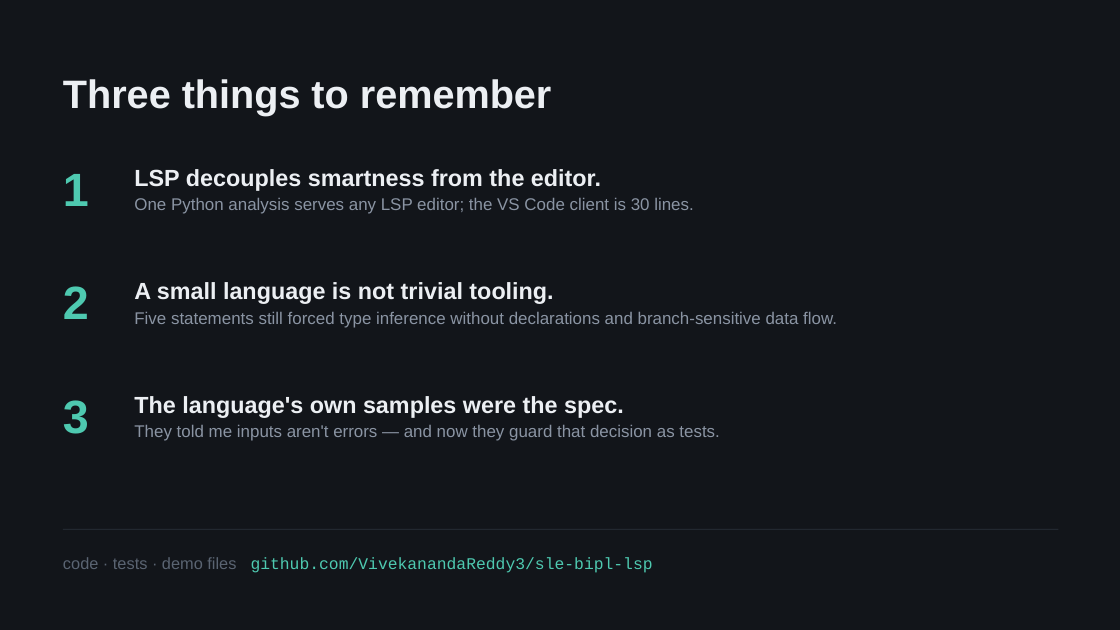
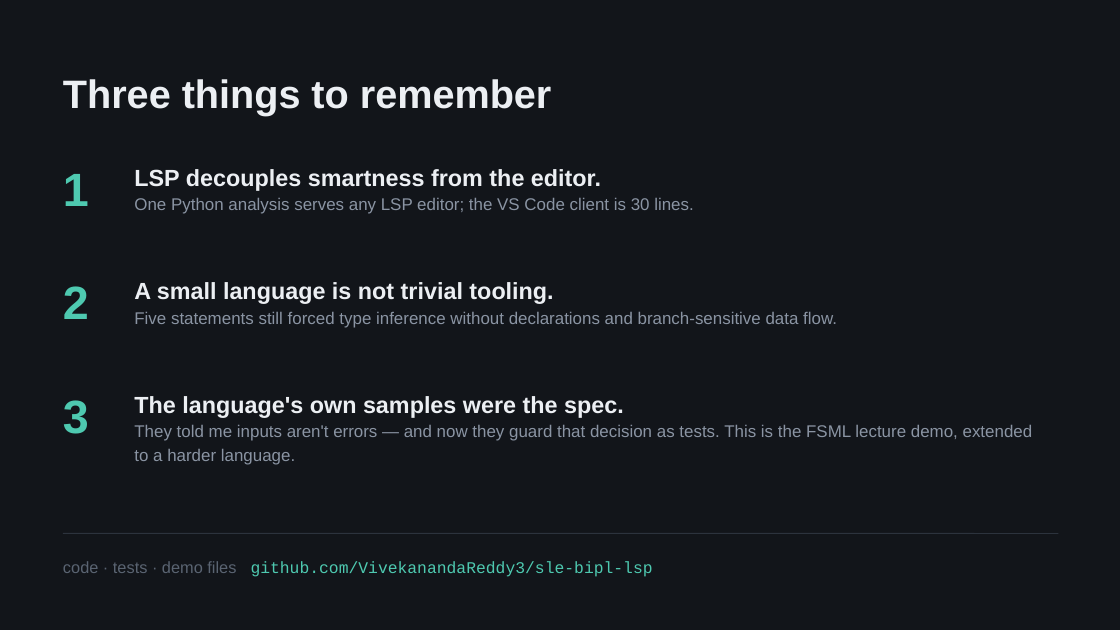
Before and after one commit to VivekanandaReddy3/sle-bipl-lsp, a slide deck: slide 9 of SLE_LSP_Vivekananda.pptx (slide 8 before the commit). Drawn at 1120x630 pixels with LibreOffice and Linux fonts; fonts in the diff are those of the drawing. Boxes give left, top, right and bottom in pixels: in the first picture for what was removed or moved away, otherwise in the second. Text is boxed around its words. In the diff, an @@ line names an element or a change of style, - is before the commit and + after.

```diff
--- a/SLE_LSP_Vivekananda.pptx
+++ b/SLE_LSP_Vivekananda.pptx
@@ text at (134, 396, 1033, 465): text changed @@
-The language's own samples were the spec.
-They told me inputs aren't errors — and now they guard that decision as tests.
+The language's own samples were the spec.
+They told me inputs aren't errors — and now they guard that decision as tests. This is the FSML lecture demo, extended to a harder language.
@@ line moved from (63, 529) - (1059, 529) to (63, 534) - (1059, 534) @@
@@ text "code · tests · demo ...": place and size @@
-text "code · tests · demo ..." at (63, 557, 653, 573)
+text "code · tests · demo ..." at (63, 561, 653, 577)
```
Also in this commit, not shown: 5 other slides changed, 3 slides added, 2 slides removed, 2 other files.
